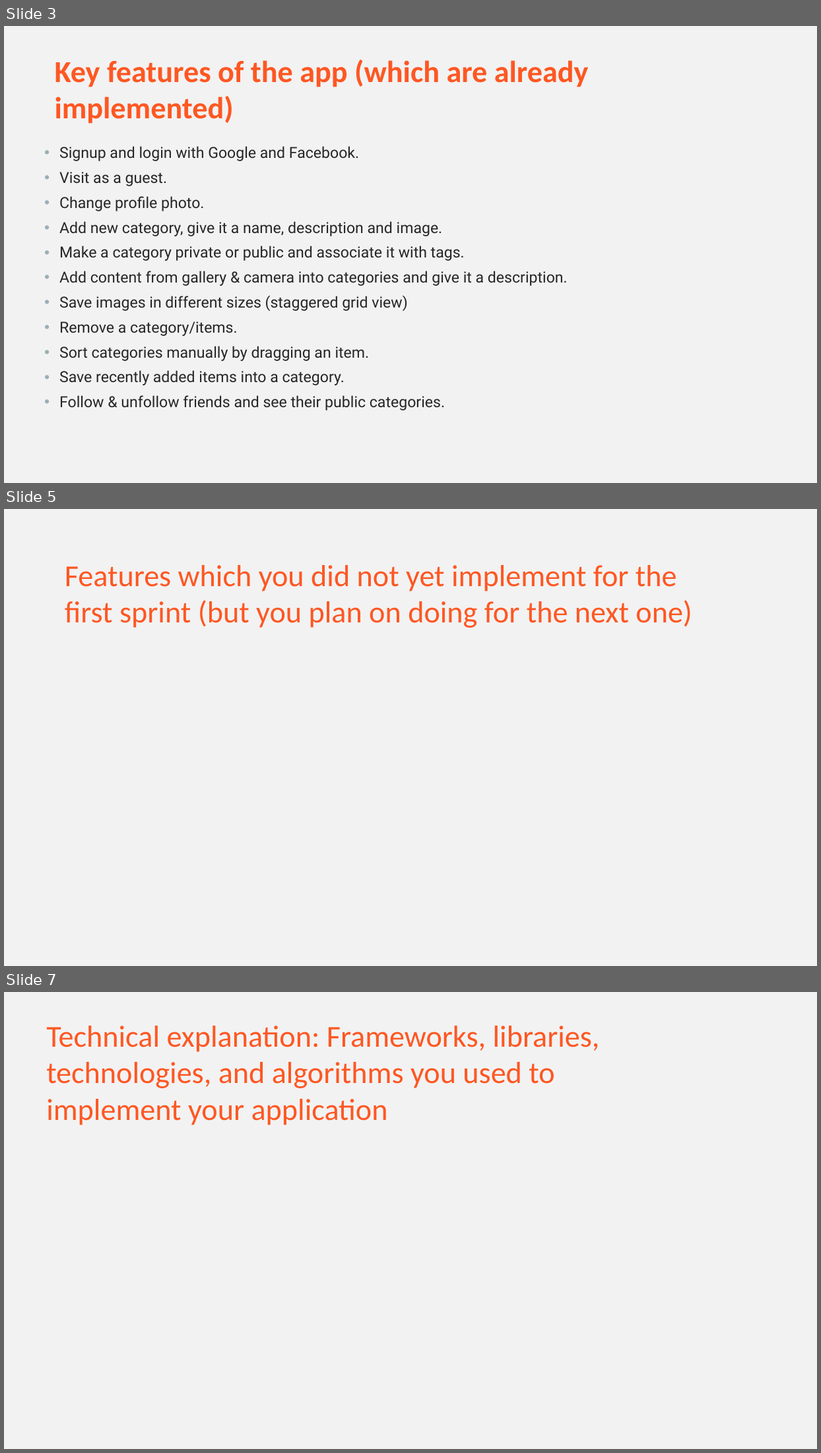
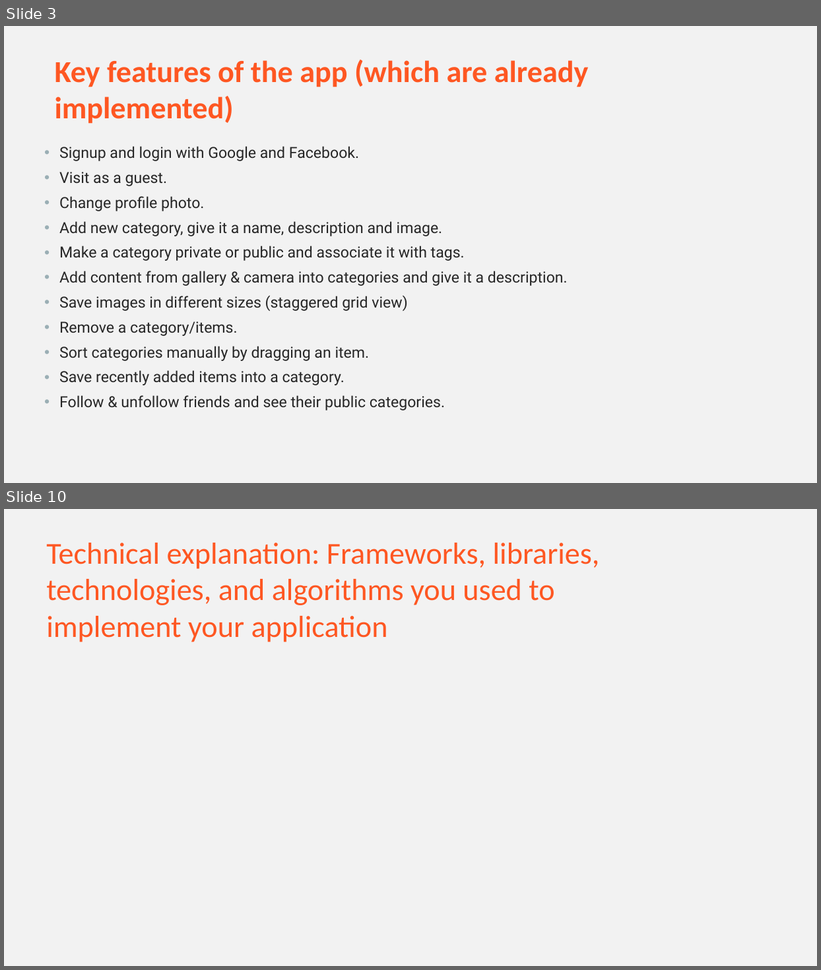
Before and after one commit to amjadaslan/2022b-Savet, a slide deck: savet.pptx. Shown one above the other, each under a label of ours: slides 3, 5 and 7 before the commit, slides 3 and 10 after it; the slides between them are not shown. The pictures are 821x1453 and 821x970 pixels, drawn with LibreOffice and Linux fonts; fonts in the diff are those of the drawing. Boxes give left, top, right and bottom in pixels: in the first picture for what was removed or moved away, otherwise in the second. Text is boxed around its words. In the diff, an @@ line names an element or a change of style, - is before the commit and + after.

Commit message:
Savet presentation for sprint 1

```diff
--- a/savet.pptx
+++ b/savet.pptx
@@ slide 5 removed at (x1=4, y1=509, x2=817, y2=966), background #F2F2F2 @@
@@ text removed at (x1=65, y1=565, x2=692, y2=628) @@
-Features which you did not yet implement for the first sprint (but you plan on doing for the next one)
@@ what was slide 7 is now slide 10 @@
```
Also in this commit, not shown: 3 slides changed, 5 slides added, 1 other slide removed.
